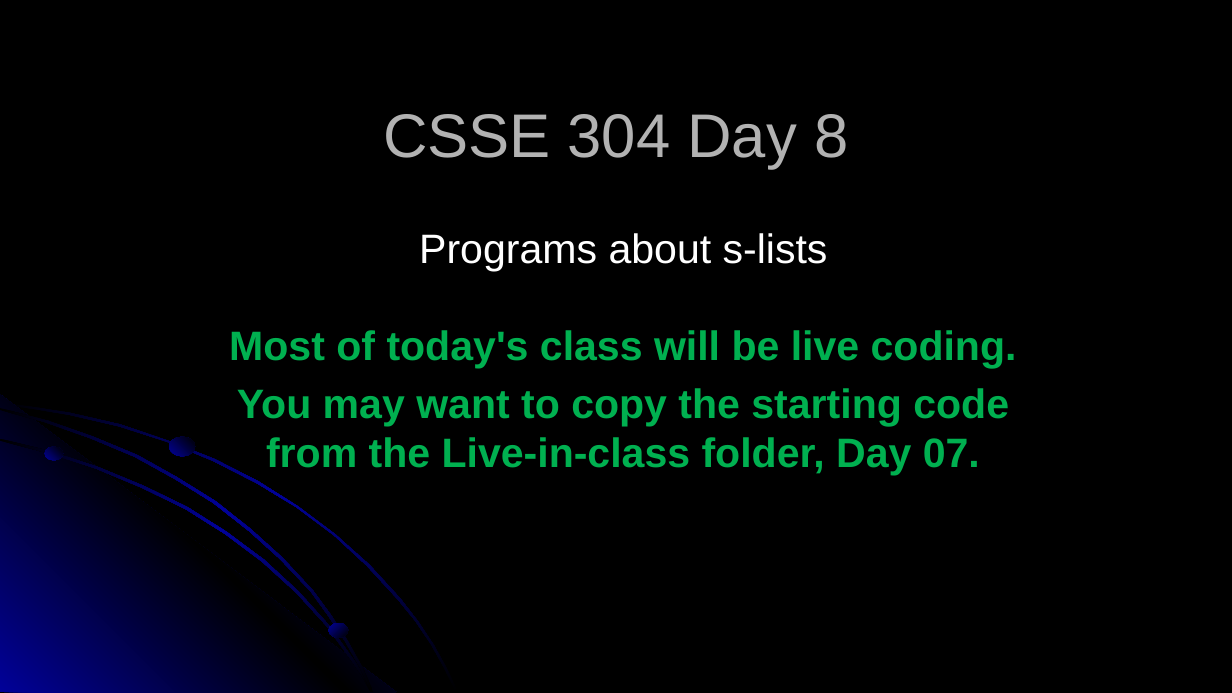
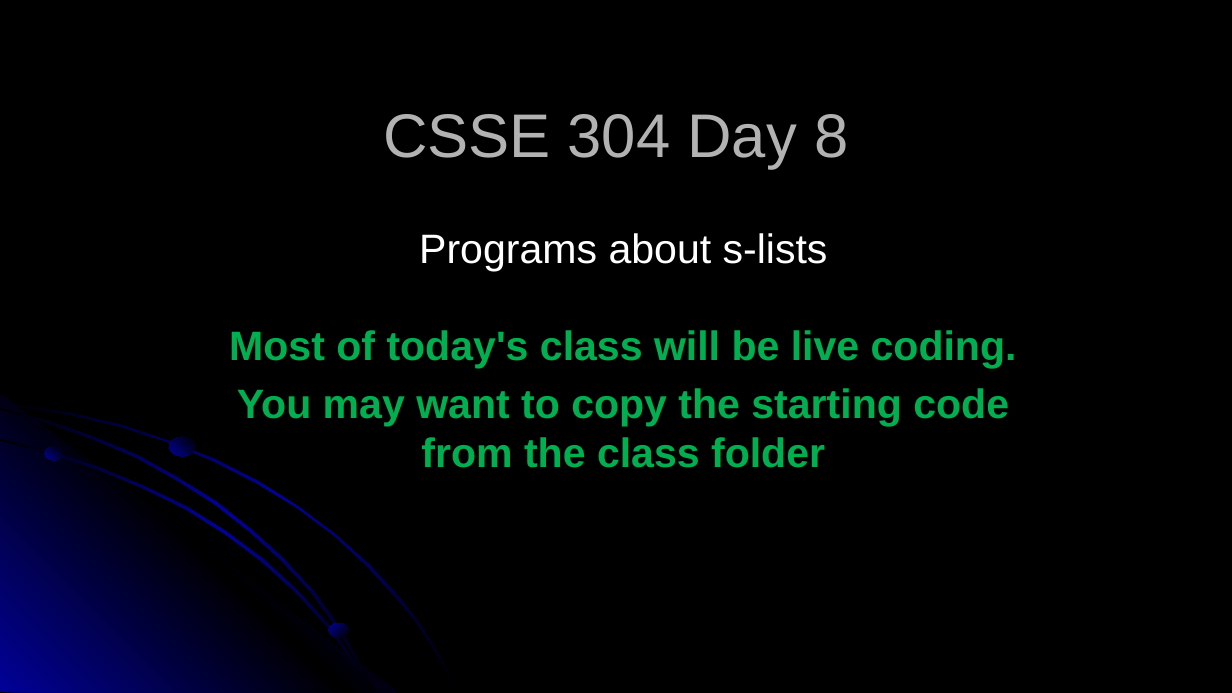
Before and after one commit to RHIT-CSSE/csse304, a slide deck: slide 1 of ClassMaterials/ProgramsAboutSlists/08-ProgramsAboutSlists.pptx. Drawn at 1232x693 pixels with LibreOffice and Linux fonts; fonts in the diff are those of the drawing. Boxes give left, top, right and bottom in pixels: in the first picture for what was removed or moved away, otherwise in the second. Text is boxed around its words. In the diff, an @@ line names an element or a change of style, - is before the commit and + after.

```diff
--- a/ClassMaterials/ProgramsAboutSlists/08-ProgramsAboutSlists.pptx
+++ b/ClassMaterials/ProgramsAboutSlists/08-ProgramsAboutSlists.pptx
@@ subtitle at (237, 388, 1009, 468): text changed @@
-You may want to copy the starting code from the Live-in-class folder, Day 07.
+You may want to copy the starting code from the class folder
```
Also in this commit, not shown: 2 other slides changed, 3 other files.
